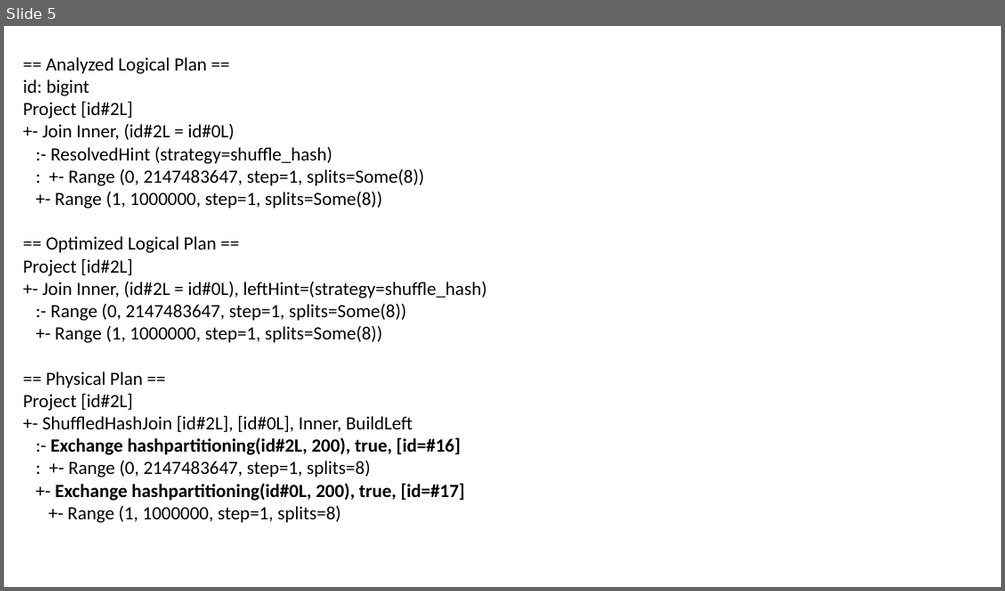
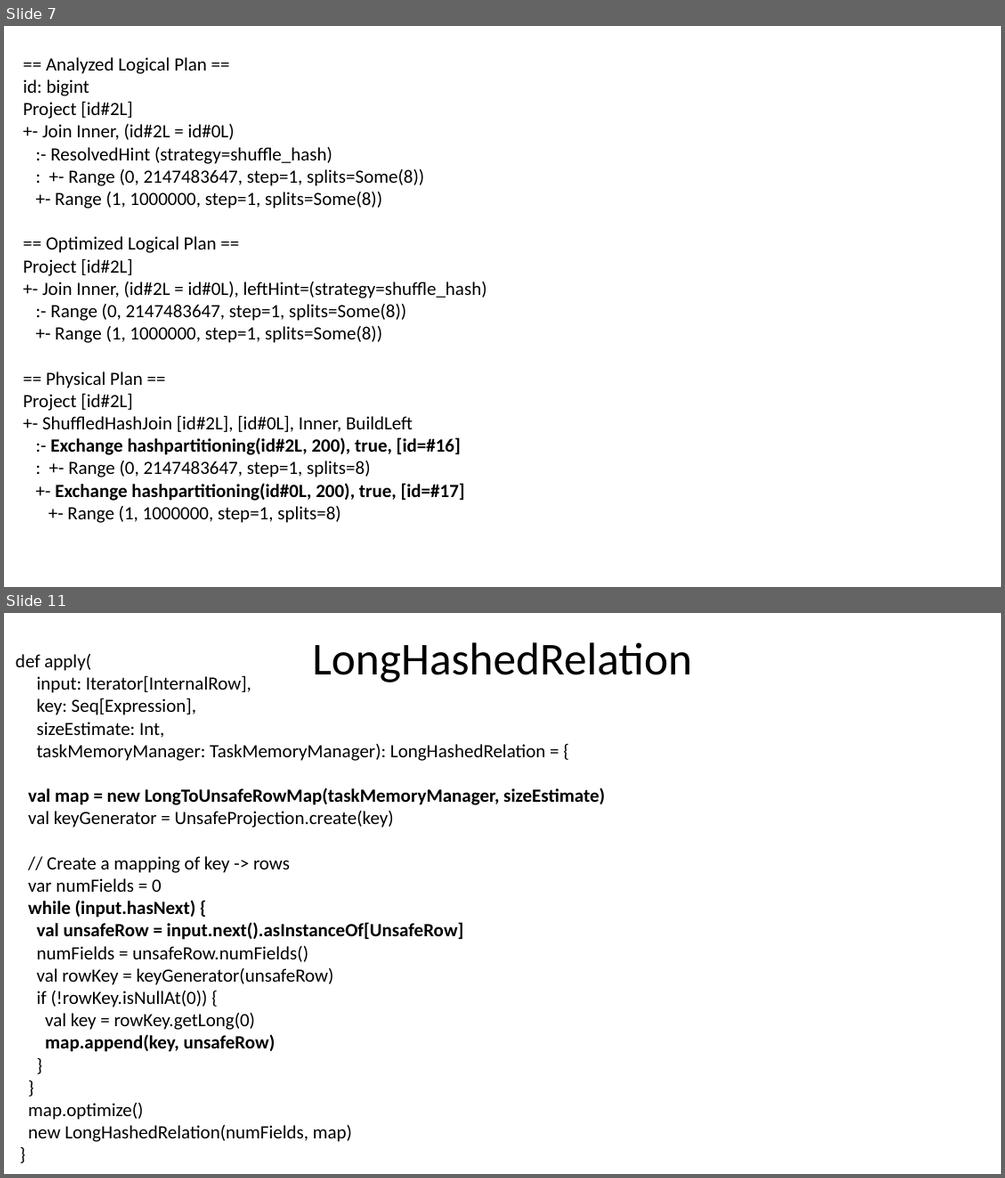
Before and after one commit to nkudinov/apache_spark_pptx, a slide deck: Spark_join4.pptx. Shown one above the other, each under a label of ours: slide 5 before the commit, slides 7 and 11 after it; the slides between them are not shown. The pictures are 1005x591 and 1005x1178 pixels, drawn with LibreOffice and Linux fonts; fonts in the diff are those of the drawing. Boxes give left, top, right and bottom in pixels: in the first picture for what was removed or moved away, otherwise in the second. Text is boxed around its words. In the diff, an @@ line names an element or a change of style, - is before the commit and + after.

```diff
--- a/Spark_join4.pptx
+++ b/Spark_join4.pptx
@@ slide 11 added at (4, 613, 1001, 1174), background #FFFFFF @@
@@ text added at (16, 654, 605, 1142), 18 pt, text #000000 @@
+def apply(
+input: Iterator[InternalRow],
+key: Seq[Expression],
+sizeEstimate: Int,
+taskMemoryManager: TaskMemoryManager): LongHashedRelation = {
+val map = new LongToUnsafeRowMap(taskMemoryManager, sizeEstimate)
+val keyGenerator = UnsafeProjection.create(key)
+// Create a mapping of key -> rows
+var numFields = 0
+while (input.hasNext) {
+val unsafeRow = input.next().asInstanceOf[UnsafeRow]
+numFields = unsafeRow.numFields()
+val rowKey = keyGenerator(unsafeRow)
+if (!rowKey.isNullAt(0)) {
+val key = rowKey.getLong(0)
+map.append(key, unsafeRow)
+}
+}
+map.optimize()
+new LongHashedRelation(numFields, map)
+}
@@ title added at (312, 642, 692, 682), 44 pt, text #000000 @@
+LongHashedRelation
@@ what was slide 5 is now slide 7 @@
```
Also in this commit, not shown: 3 slides changed, 11 other slides added.
